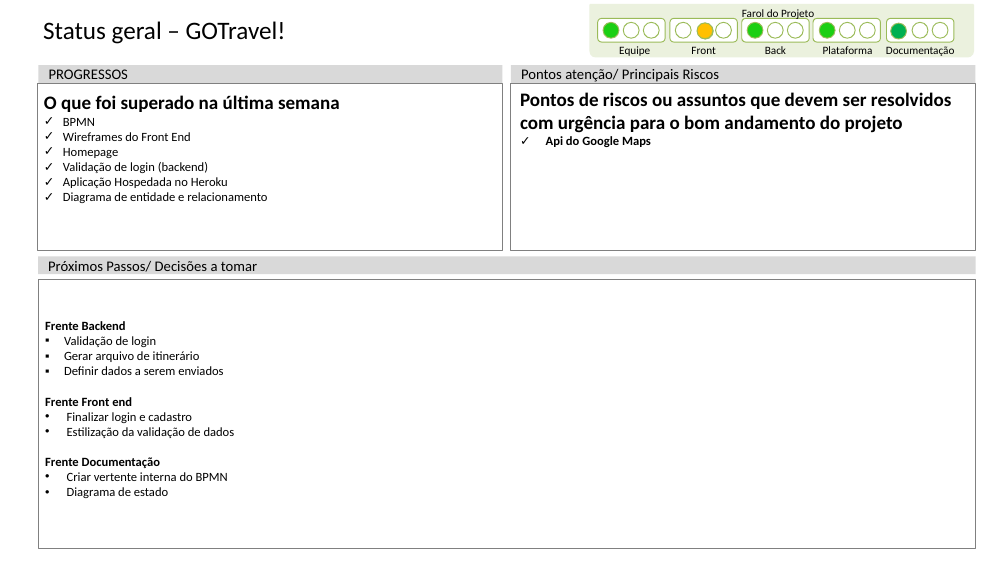
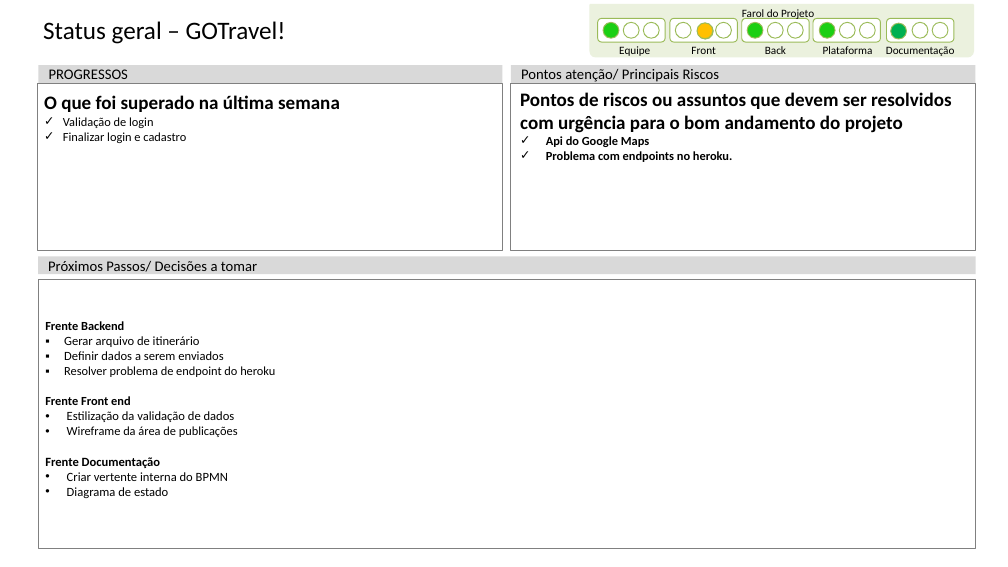
Before and after one commit to JoelSilv4/20201-3adsa-grupo1, a slide deck: slide 3 of Documentos/ppt's/status-report-gotravel.pptx. Drawn at 1008x567 pixels with LibreOffice and Linux fonts; fonts in the diff are those of the drawing. Boxes give left, top, right and bottom in pixels: in the first picture for what was removed or moved away, otherwise in the second. Text is boxed around its words. In the diff, an @@ line names an element or a change of style, - is before the commit and + after.

Commit message:
status report 12/10

```diff
--- a/Documentos/ppt's/status-report-gotravel.pptx
+++ b/Documentos/ppt's/status-report-gotravel.pptx
@@ text in rectangle at (63,117,186,143): text changed; size 13.2 to 13 pt @@
-✓ BPMN
-✓ Wireframes do Front End
-✓ Homepage
-✓ Validação de login (backend)
-✓ Aplicação Hospedada no Heroku
-✓ Diagrama de entidade e relacionamento
+✓ Validação de login
+✓ Finalizar login e cadastro
@@ text at (546,136,649,147): size 13.2 to 13 pt in "Api do Google Maps" @@
@@ text at (546,151,732,162): paragraph added @@
+✓ Problema com endpoints no heroku.
@@ text in rectangle at (45,321,130,405): size 13.2 to 13 pt in "Frente Backend", "Frente Front end" @@
@@ text in rectangle at (64,336,156,347): paragraph removed @@
-  ▪ Validação de login
@@ text in rectangle at (64,366,275,377): paragraph added @@
+  ▪ Resolver problema de endpoint do heroku
@@ text in rectangle at (67,412,192,423): paragraph removed @@
-  • Finalizar login e cadastro
@@ text in rectangle at (67,426,238,437): paragraph added @@
+  • Wireframe da área de publicações
```
